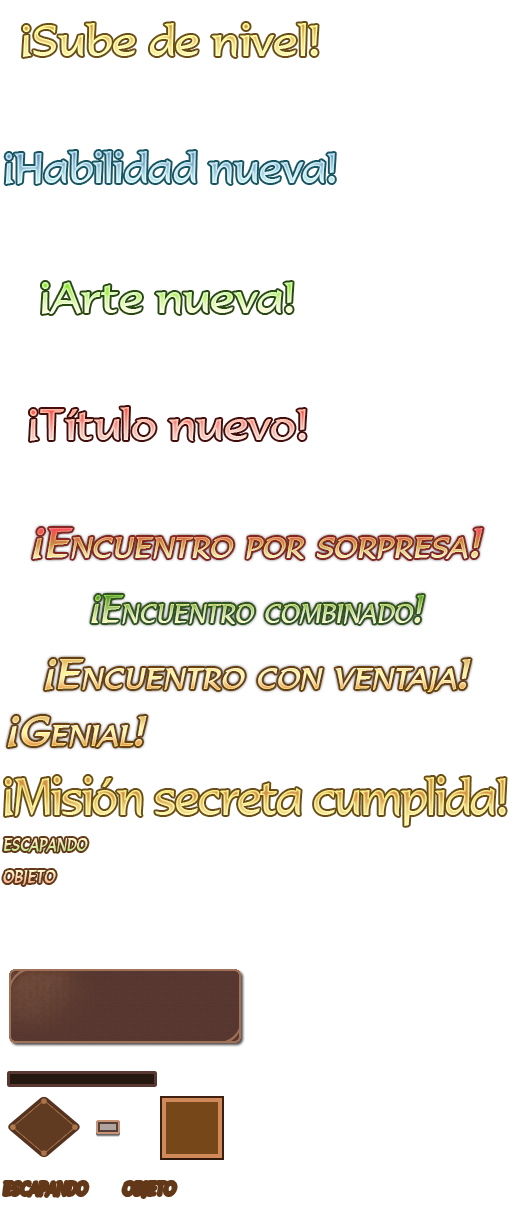
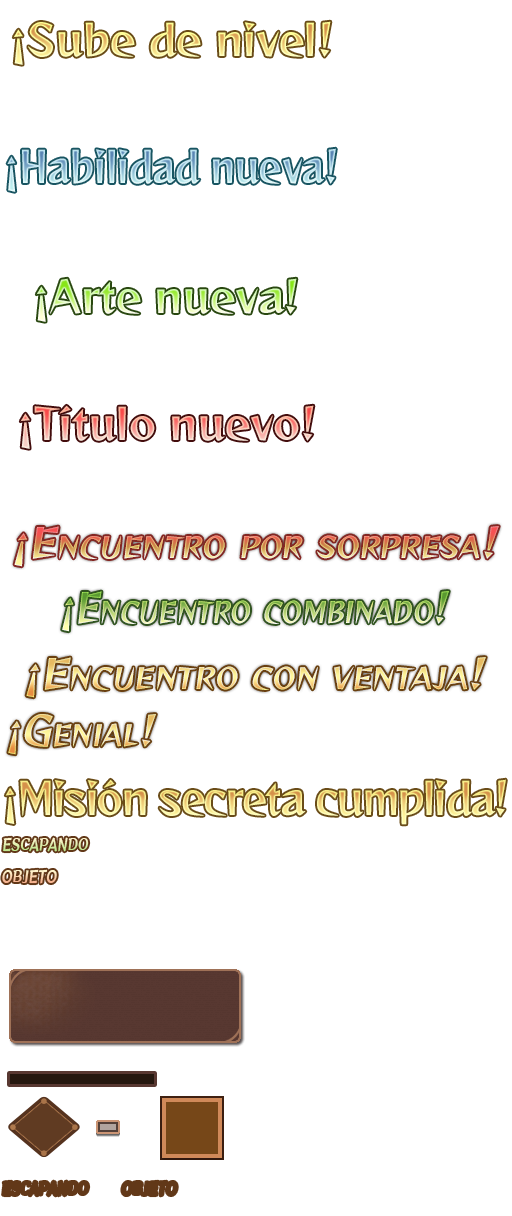
Revision of a layered 512px x 1216px image; what changed, layer by layer:
painted on "¡Sube de nivel!" over [13, 21, 331, 65]
painted on "¡Habilidad nueva!" over [5, 148, 336, 192]
painted on "¡Arte nueva!" over [36, 278, 297, 322]
painted on "¡Título nuevo!" over [20, 405, 314, 449]
painted on "¡Encuentro por sorpresa!" over [14, 526, 499, 567]
painted on "¡Encuentro combinado!" over [62, 591, 449, 632]
painted on "¡Encuentro con ventaja!" over [26, 657, 486, 698]
painted on "¡Genial!" over [7, 714, 156, 755]
painted on "Misión secreta cumplida" over [5, 776, 506, 826]
painted on "ESCAPANDO" (1st of 2, in "Traducido" › "Escapando / Objeto") over [3, 837, 89, 852]
painted on "OBJETO" (1st of 2, in "Traducido" › "Escapando / Objeto") over [2, 869, 57, 885]
moved "Escapando/Objeto" below "Escapando / Objeto" over [3, 1179, 179, 1197]
painted on "ESCAPANDO" (2nd of 2, in "Traducido" › "Escapando/Objeto") over [3, 1181, 89, 1196]
painted on "OBJETO" (2nd of 2, in "Traducido" › "Escapando/Objeto") over [122, 1181, 177, 1197]
